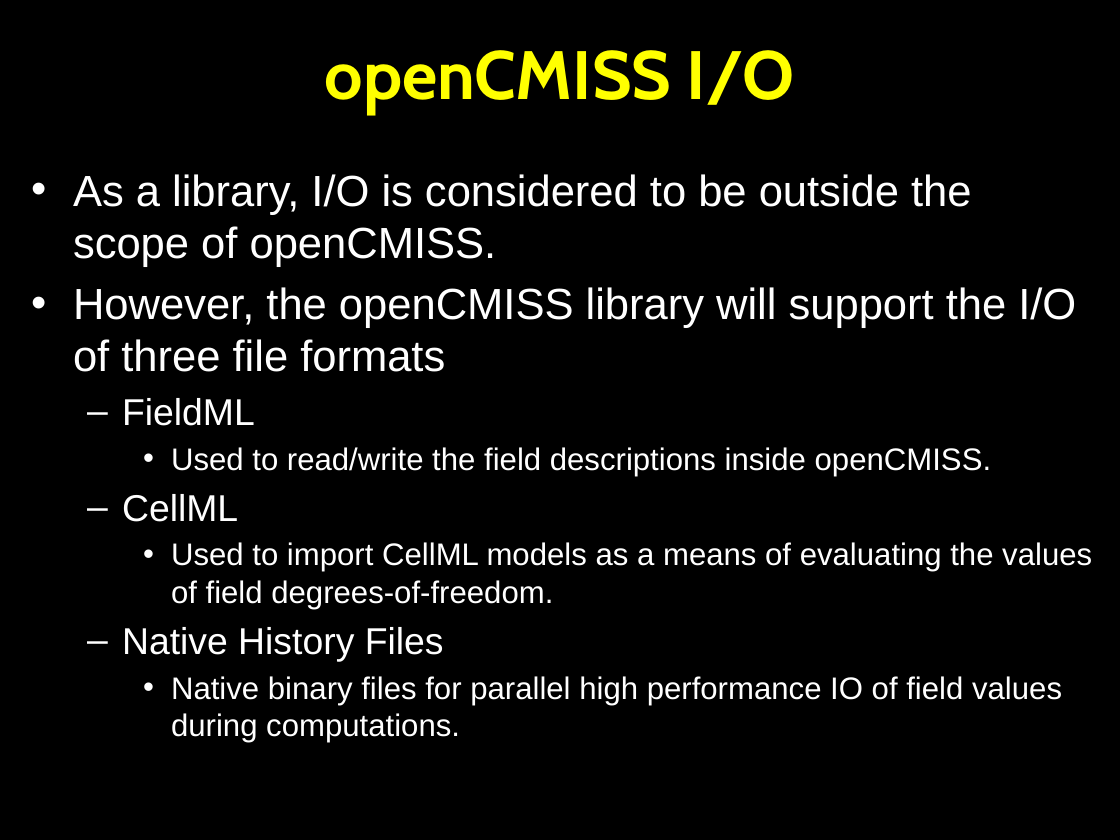
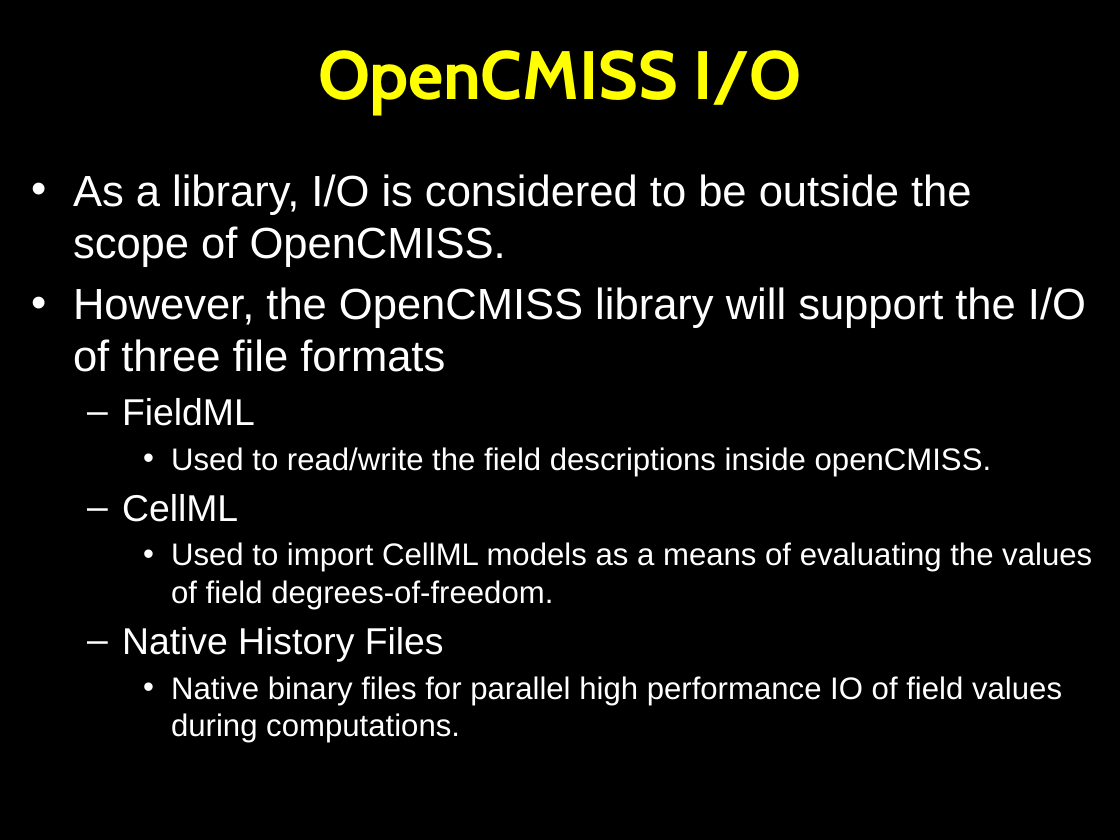
Before and after one commit to OpenCMISS/cm, a slide deck: slide 14 of doc/openCMISS.pptx. Drawn at 1120x840 pixels with LibreOffice and Linux fonts; fonts in the diff are those of the drawing. Boxes give left, top, right and bottom in pixels: in the first picture for what was removed or moved away, otherwise in the second. Text is boxed around its words. In the diff, an @@ line names an element or a change of style, - is before the commit and + after.

```diff
--- a/doc/openCMISS.pptx
+++ b/doc/openCMISS.pptx
@@ title at (x1=318, y1=50, x2=801, y2=114): text changed @@
-openCMISS I/O
+OpenCMISS I/O
@@ text at (x1=73, y1=174, x2=1086, y2=372): text changed @@
-• As a library, I/O is considered to be outside the scope of openCMISS.
-• However, the openCMISS library will support the I/O of three file formats
+• As a library, I/O is considered to be outside the scope of OpenCMISS.
+• However, the OpenCMISS library will support the I/O of three file formats
```
Also in this commit, not shown: 11 other slides changed, 1 other file.
